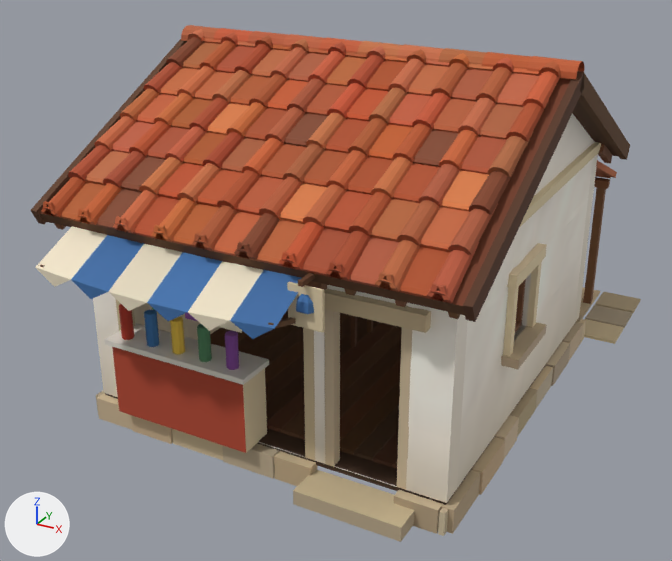
One commit to the glTF model godot/assets/kit/houses/shop_weaver.glb: the scene before it, then after it.
Both versions are drawn from a camera (50 mm lens) standing at (3.99, -7.78, 4.89) and looking at (-0.18, -0.19, 1.1). Lighting does not change. The marker at lower left points along +X, +Y and +Z. The first picture is the older version. Vertices at exactly the same position are counted once.

Names of what the first picture shows: 'House', 'Rooms', 'Walls'.
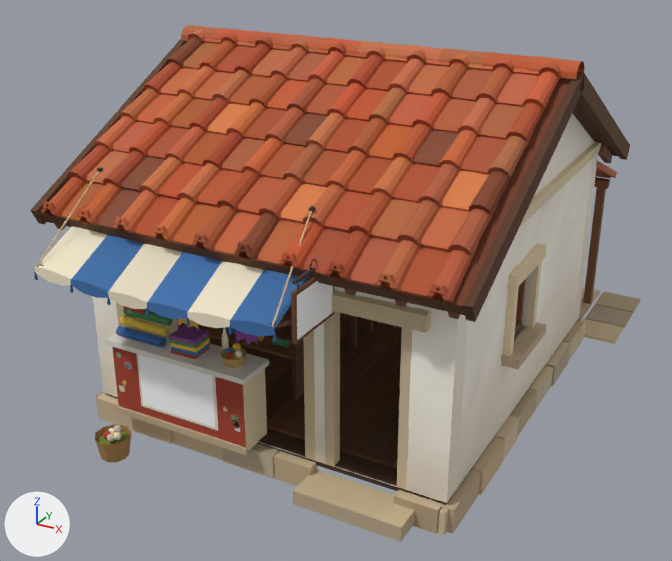
Location of each change, (x1, y1, x2, y2) in pixels of the pictures (672 x 561 px; the box of a moved part takes in the faces that stretch with it):
part 1 of me_house, added (brown)
    after: (115, 405, 249, 455)
part 2 of me_house, added
    after: (137, 354, 218, 430)
part 3 of me_house, moved or reshaped
    before: (298, 273, 315, 287)
    after: (125, 361, 130, 368)
part 4 of me_house, moved or reshaped
    before: (220, 321, 242, 333)
    after: (232, 420, 239, 427)
part 5 of me_house, moved or reshaped
    before: (185, 312, 197, 321)
    after: (235, 427, 240, 432)
part 6 of me_house, moved or reshaped (not visible afterwards)
    before: (287, 282, 325, 333)
part 7 of me_house, deleted
    before: (296, 294, 305, 313)
part 8 of me_house, deleted
    before: (300, 295, 314, 314)
part 9 of me_house, deleted (blue)
    before: (144, 310, 159, 347)
part 10 of me_house, built on
    before: (35, 226, 301, 370)
    after: (34, 167, 334, 462)
part 11 of me_house, recoloured
    both: (113, 349, 246, 447)

What changed in the scene script:
```text
Add mat_civsign:
    mat_civsign = bpy.data.materials.new('CivSign')
    # uses the picture img_civ_white
Add mat_civcloth:
    mat_civcloth = bpy.data.materials.new('CivCloth')
    # uses the picture img_civ_white
Add mat_civwood:
    mat_civwood = bpy.data.materials.new('CivWood')
    # uses the picture img_civ_white
Change me_house:
    used by ob_house; location = (0.0, 0.0, 0.0)
    remove me_house.from_pydata(...)  # 5729 vertices, 7397 faces; spans x -2.05..2.23, y -2.72..3.27, z -0.02..3.46
    add me_house.from_pydata(...)  # 8427 vertices, 11903 faces; spans x -2.05..2.23, y -2.74..3.27, z -0.02..3.46
    me_house part 1: a new loose piece, a box spanning x -1.46..0.012, y -2.17..-2.13, z 0.24..0.3, in mat_civkit
    me_house part 2: a new loose piece, a box spanning x -1.154..-0.294, y -2.145..-2.139, z 0.3834..0.9734, in mat_civkit
    me_house part 3: the loose piece of 8 vertices spanning x 0.74..0.78, y -2.45..-1.95, z 2.12..2.16 is scaled about its middle by (-1.3, 0.012, -1.23), then moved by (-2.04, 0.06, -1.36)
    me_house part 4: the loose piece of 8 vertices spanning x -0.31..-0.09, y -2.02..-2.0, z 1.34..1.84 is scaled about its middle by (0.258, 0.5, 0.135), then moved by (0.1, -0.13, -1.07)
    me_house part 5: the loose piece of 8 vertices spanning x -0.67..-0.45, y -2.02..-2.0, z 1.34..1.84 is scaled about its middle by (-0.24, 0.5, -0.0983), then moved by (0.48, -0.13, -1.12)
    me_house part 6: the loose piece of 8 vertices spanning x 0.61..0.91, y -2.39..-2.36, z 1.75..2.09 is turned 90 degrees about the y axis through its middle and scaled by 0.0579, then moved by (-1.68, 0.34, -0.15)
    me_house part 7: the loose piece of 19 vertices spanning x 0.67..0.81, y -2.43..-2.31, z 1.86..2.03 is deleted
    me_house part 8: the loose piece of 19 vertices spanning x 0.71..0.85, y -2.43..-2.31, z 1.86..2.03 is deleted
    me_house part 9: the loose piece of 16 vertices spanning x -1.09..-0.98, y -2.11..-2.0, z 1.01..1.33 is deleted
    me_house part 10: 92 vertices removed from x -1.64..0.71, y -2.72..-2.0, z 1.01..2.11; 2564 vertices added at x -1.67..0.81, y -2.74..-0.96, z 0.0..2.56
    me_house part 11: 2 kept faces spanning x -1.44..-0.01, y -2.14, z 0.24..0.96 get new vertex colours; the middle colour goes from red #b0452c to red #a33f29
    other edits to the shape of me_house do not show in these pictures
    add me_house.materials.append(mat_civwood)
    add me_house.materials.append(mat_civcloth)
    add me_house.materials.append(mat_civsign)
```
